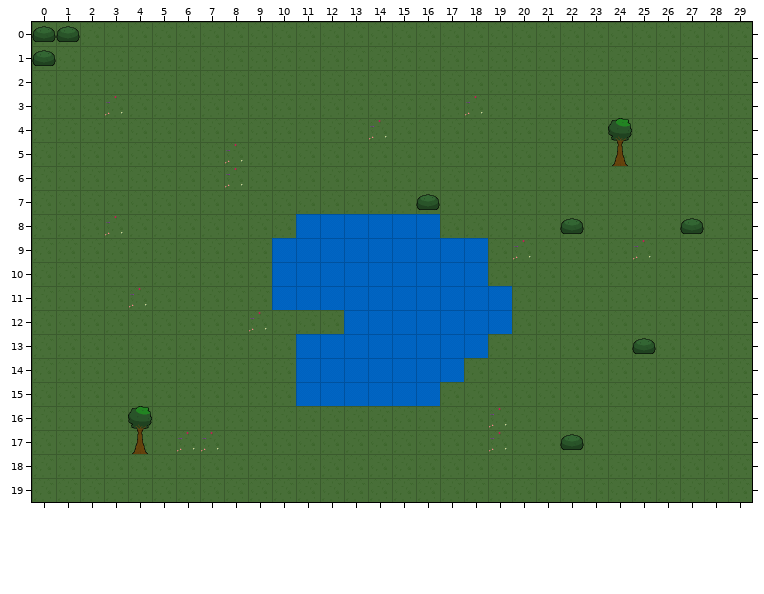
Tiled map -- maps/testmap.tmx. Above, as it was before the edit.
Cells are 48x48 px. Shown: x 0..29, y 0..19.
After the commit:
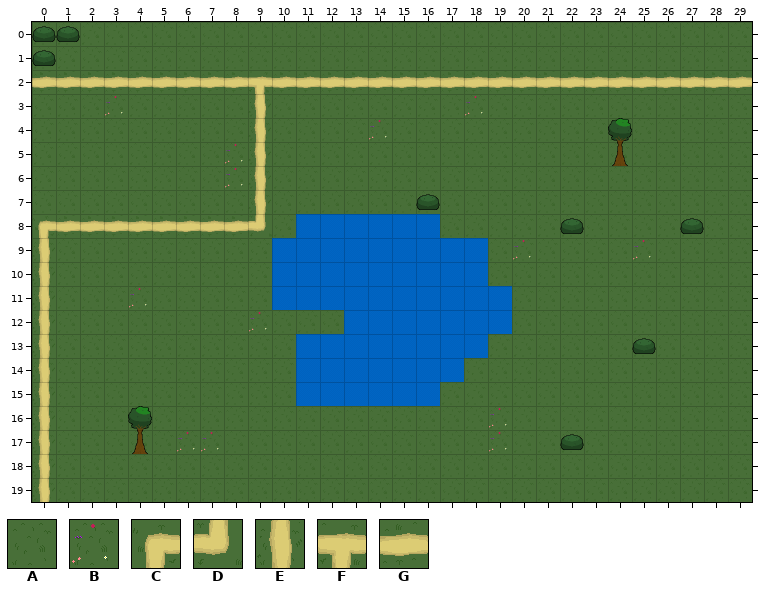
Key: from "global_map_tileset": A 1 "MAP_grass_1", B 2 "MAP_grass_2", C 20 "MAP_grass_road_curve_2", D 22 "MAP_grass_road_curve_4", E 23 "MAP_grass_road_straight", F 26 "MAP_grass_road_T_3", G 29 "MAP_grass_road_straight_".
_ is an empty cell.
The exact change:
Layer "Warstwa Kafelków 1":
Tile C replaces tile A in row 8 at x 0.
Tile D replaces tile A in row 8 at x 9.
Tile E replaces tile A in rows 3 to 7 at x 9; in rows 9 to 19 at x 0.
Tile F replaces tile A in row 2 at x 9.
Tile G replaces tile A in row 2 at x 0 to 8 and 10 to 29; in row 8 at x 1 to 2 and 4 to 8.
Tile G replaces tile B in row 8 at x 3.
